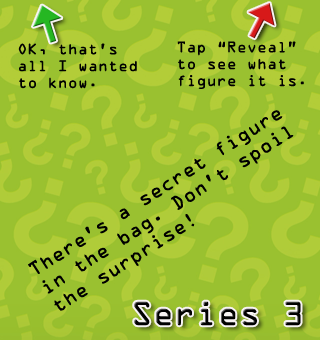
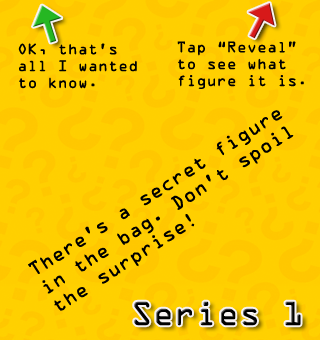
The second 320px x 340px image is a revision of the first. Changes to its layers:
hid "Series 3" over [134, 301, 301, 326]
showed "Series 1" over [134, 301, 301, 326]
renamed "Layer 1" to "Hidden-3", hid it over [0, 0, 320, 340]
added layer "Hidden-1" above "Background" over [0, 0, 320, 340]
